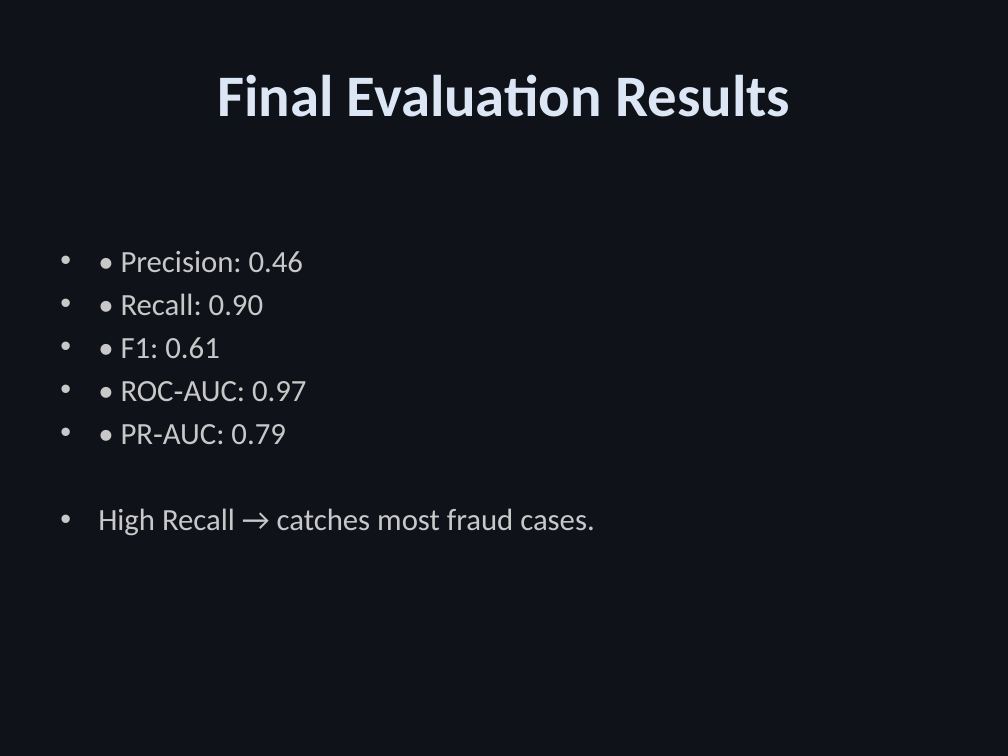
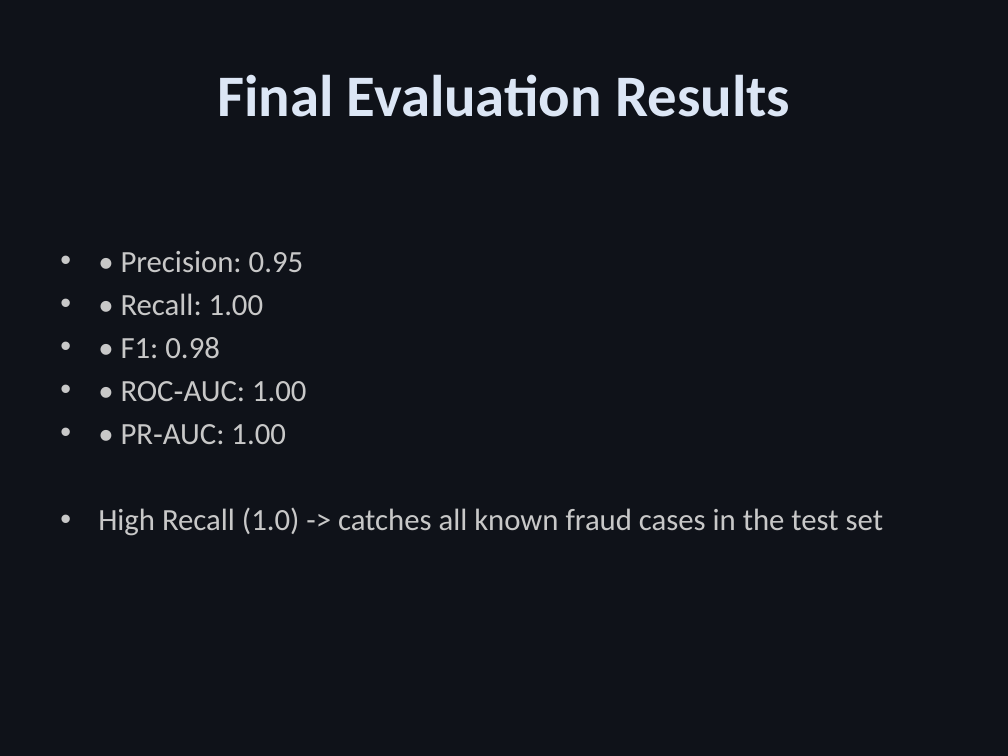
Before and after one commit to omarAhmed-11/fraud_detection_project, a slide deck: slide 7 of ML Project2 Fraud Detection Presentation.pptx. Drawn at 1008x756 pixels with LibreOffice and Linux fonts; fonts in the diff are those of the drawing. Boxes give left, top, right and bottom in pixels: in the first picture for what was removed or moved away, otherwise in the second. Text is boxed around its words. In the diff, an @@ line names an element or a change of style, - is before the commit and + after.

Commit message:
Changed text cells type to markdown for better readability and removed incorrect values from powerpoint

```diff
--- a/ML Project2 Fraud Detection Presentation.pptx
+++ b/ML Project2 Fraud Detection Presentation.pptx
@@ text at [98, 251, 883, 536]: text changed @@
-• • Precision: 0.46
-• • Recall: 0.90
-• • F1: 0.61
-• • ROC‑AUC: 0.97
-• • PR‑AUC: 0.79
-• High Recall → catches most fraud cases.
+• • Precision: 0.95
+• • Recall: 1.00
+• • F1: 0.98
+• • ROC‑AUC: 1.00
+• • PR‑AUC: 1.00
+• High Recall (1.0) -> catches all known fraud cases in the test set
```
Also in this commit, not shown: 1 other slide changed, 1 other file.
